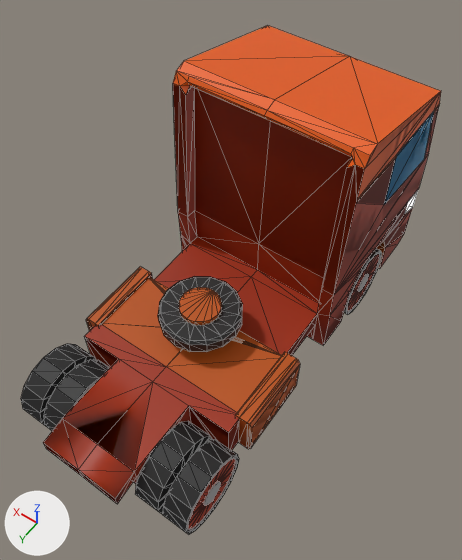
The FBX model newton-4.00/applications/media/bigRigCabin.fbx, before and after one commit.
The view is the same before and after, from a camera (50 mm lens) standing at (-4.36, 6.81, 11.54) and looking at (-0.2, 0.99, 2.39). Lighting does not change. The marker at lower left points along +X, +Y and +Z. Mesh edges are drawn as thin lines. Where no turn or scale is listed for an object, it has been applied to the vertices. Vertices at the same position are counted once.

The first picture shows 'Object002', 'Object003', 'chassis', 'convexHull1_hidden', 'convexHull_hidden', 'fr_tire', 'rl_tire', 'rr_tire'.
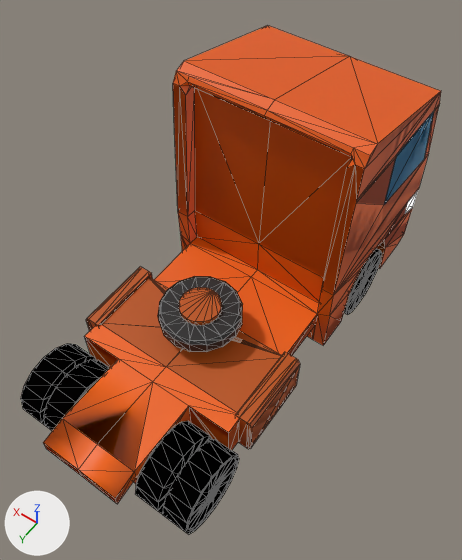
Boxes (x1, y1, x2, y2) around the edits, measured in the pictures (462 x 560 px):
'convexHull_hidden', recoloured: (173, 81, 439, 344) in both
'chassis', recoloured: (44, 82, 438, 504) in both
'convexHull1_hidden', recoloured: (43, 243, 317, 503) in both
'rr_tire', recoloured, surface changed (grey to black): (162, 439, 239, 534) in both
'Object003', recoloured, surface changed (grey to black): (135, 421, 212, 514) in both
'rl_tire', recoloured, surface changed (grey to black): (21, 344, 96, 425) in both
'Object002', recoloured, surface changed (grey to black): (44, 359, 109, 431) in both
'fr_tire', recoloured, surface changed: (344, 249, 382, 315) in both

The change in detail:
Material 'truckmat' (mat_truckmat) changes colour from brown #9e2a00 to orange #ef6200; in linear values from (0.342, 0.0233, 0.0) to (0.867, 0.122, 0.0).
me_mesh_004 has 128 vertices, 206 faces and spans x -0.29..0.29, y -0.76..0.76, z -0.76..0.76.
me_mesh_004 is used by ob_object003; location (-1.12, 3.88, 0.79).
Part 5, on me_mesh_004:
206 faces are deleted.
174 new faces join them, mat_truckblack (black #1b1a1a).
32 new faces join them, mat_truckmat (orange #ef6200).
me_mesh_006 has 160 vertices, 206 faces and spans x -0.29..0.29, y -0.76..0.76, z -0.76..0.76.
me_mesh_006 is used by ob_object002; location (1.12, 3.88, 0.79).
Part 1, on me_mesh_006:
206 faces are deleted.
174 new faces join them, mat_truckblack (black #1b1a1a).
32 new faces join them, mat_truckmat (orange #ef6200).
me_mesh_002 has 112 vertices, 206 faces and spans x -0.24..0.24, y -0.76..0.76, z -0.76..0.76.
me_mesh_002 is used by ob_fr_tire; location (-1.58, -1.6, 0.79).
Part 3, on me_mesh_002:
206 faces are deleted.
174 new faces join them, mat_truckblack (black #1b1a1a).
32 new faces join them, mat_truckmat (orange #ef6200).
me_mesh_003 has 112 vertices, 206 faces and spans x -0.26..0.23, y -0.76..0.76, z -0.76..0.76.
me_mesh_003 is used by ob_rr_tire; location (-1.64, 3.88, 0.79).
Part 2, on me_mesh_003:
206 faces are deleted.
32 new faces join them, mat_truckmat (orange #ef6200).
174 new faces join them, mat_truckblack (black #1b1a1a).
me_mesh_005 has 112 vertices, 206 faces and spans x -0.25..0.24, y -0.76..0.76, z -0.76..0.76.
me_mesh_005 is used by ob_rl_tire; location (1.66, 3.88, 0.79).
Part 4, on me_mesh_005:
206 faces are deleted.
174 new faces join them, mat_truckblack (black #1b1a1a).
32 new faces join them, mat_truckmat (orange #ef6200).
